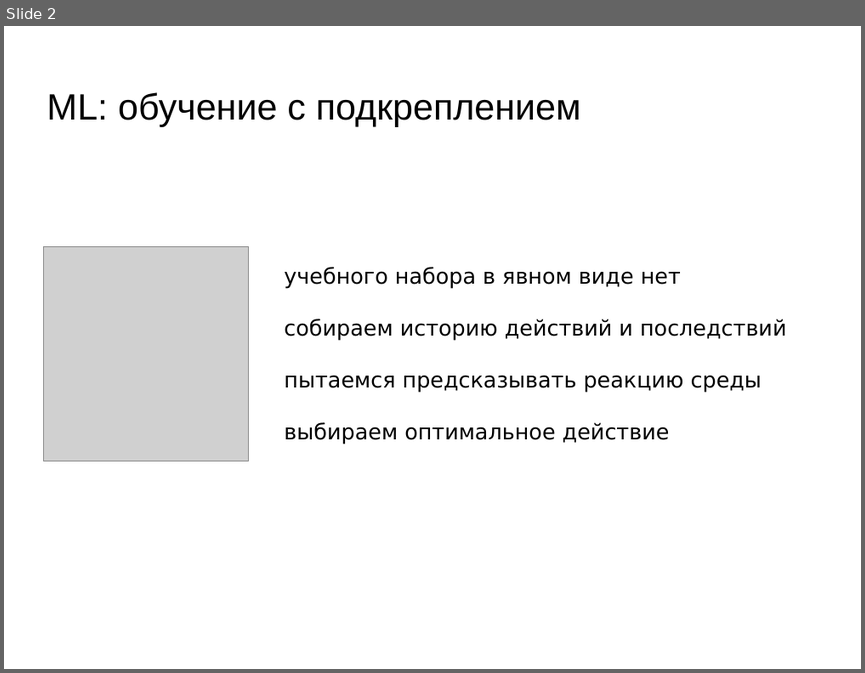
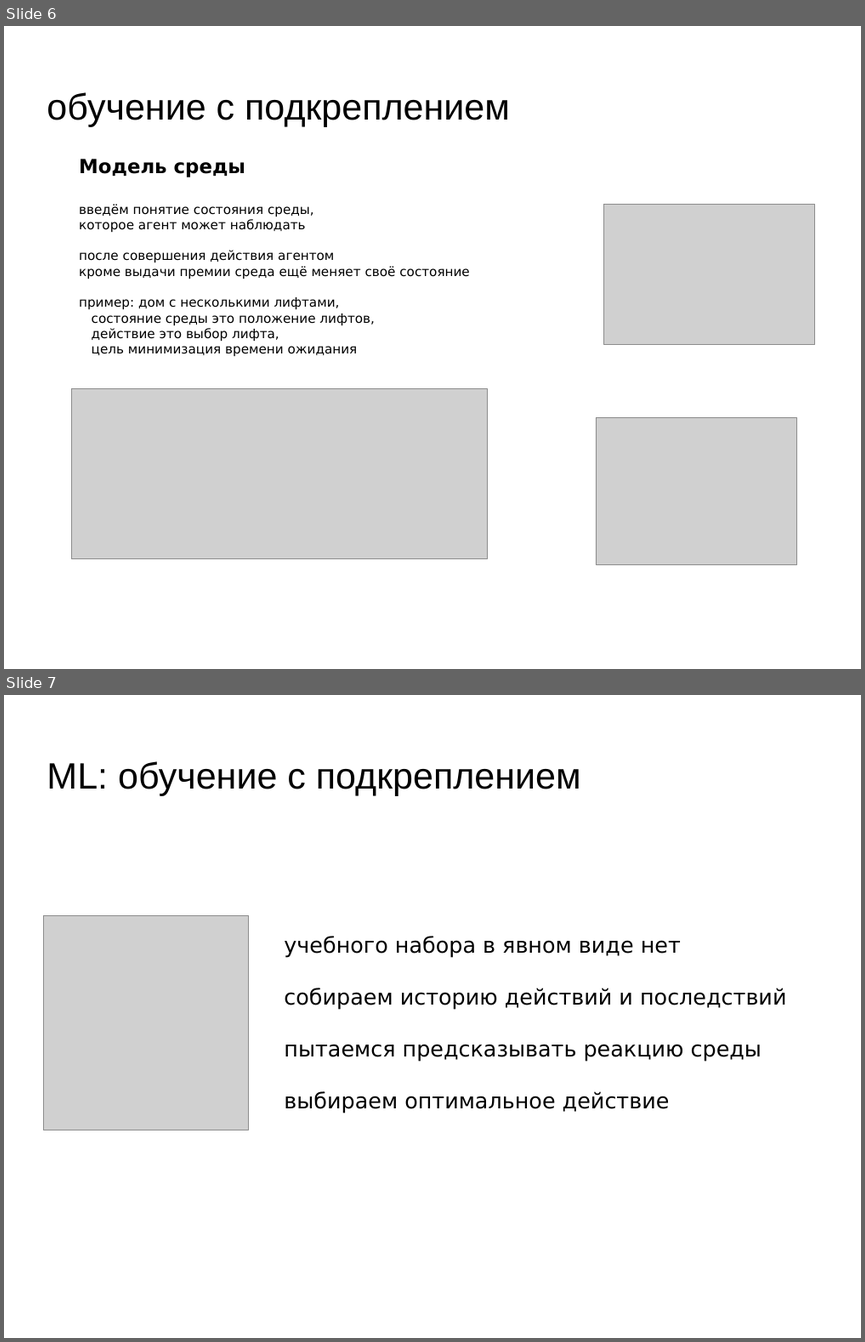
Before and after one commit to mechanoid5/ml_lectorium_legacy, a slide deck: 34-reinforcement-learning.odp. Shown one above the other, each under a label of ours: slide 2 before the commit, slides 6 and 7 after it. The pictures are 865x673 and 865x1342 pixels, drawn with LibreOffice and Linux fonts; fonts in the diff are those of the drawing; grey boxes stand for pictures; background and template pictures are left out. Boxes give left, top, right and bottom in pixels: in the first picture for what was removed or moved away, otherwise in the second. Text is boxed around its words. In the diff, an @@ line names an element or a change of style, - is before the commit and + after.

```diff
--- a/34-reinforcement-learning.odp
+++ b/34-reinforcement-learning.odp
@@ slide 6 added at [4,26,861,669], background picture (left out) @@
@@ title added at [46,92,510,127], 33.9 pt, text #000000 @@
+обучение с подкреплением
@@ text added at [79,159,470,356], 12 pt, text #000000 @@
+Модель среды
+введём понятие состояния среды,
+которое агент может наблюдать
+после совершения действия агентом
+кроме выдачи премии среда ещё меняет своё состояние
+пример: дом с несколькими лифтами,
+состояние среды это положение лифтов,
+действие это выбор лифта,
+цель минимизация времени ожидания
@@ picture added at [604,204,815,344] @@
@@ picture added at [72,388,488,559] @@
@@ picture added at [596,418,797,565] @@
@@ what was slide 2 is now slide 7 @@
```
Also in this commit, not shown: 1 slide changed, 4 other slides added.
